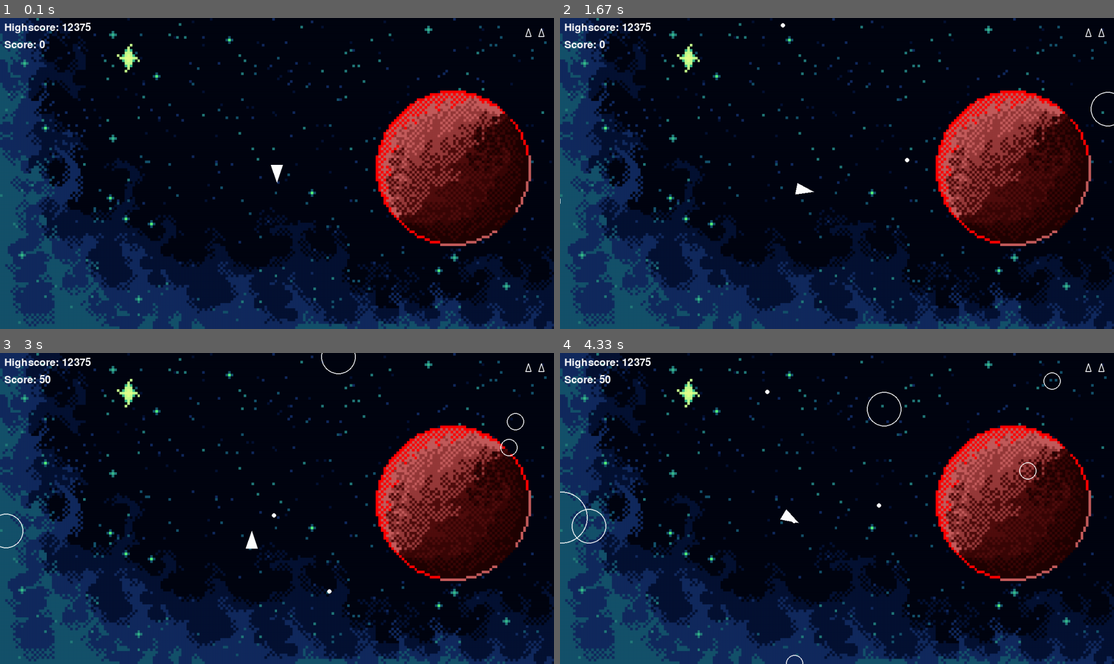
Above: before the commit, frames 1-4 (two rows, left to right).
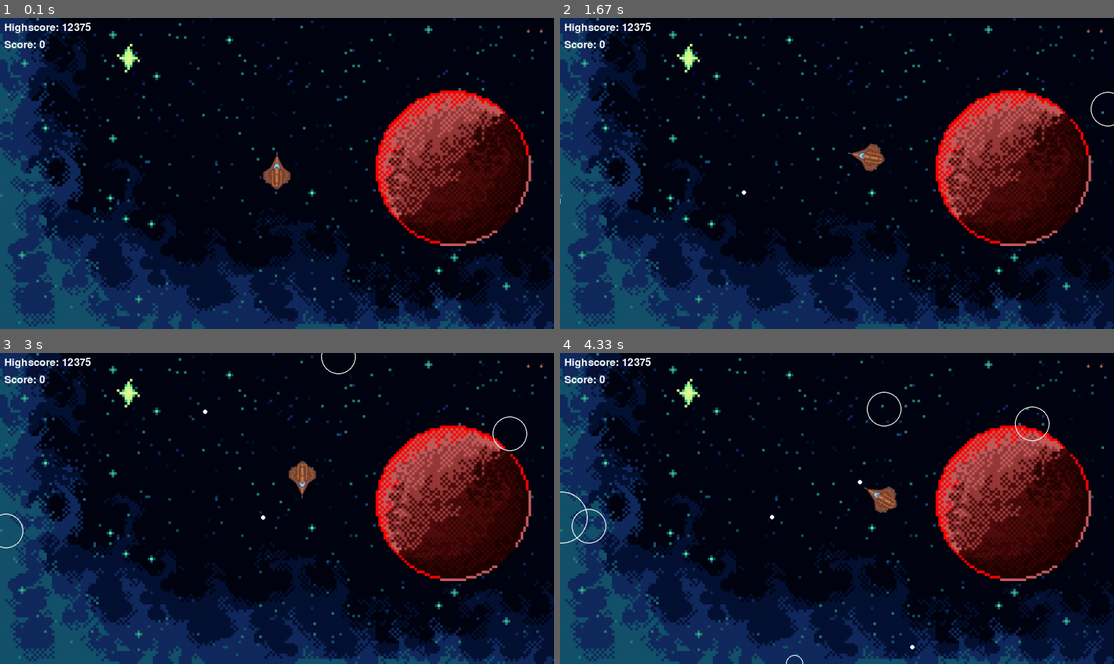
Above: after the commit, the same moments.

Repository: vinetailgames/pygames_asteroids
Game: pygame game, started from main.py
Same seed, same stepped clock (60 frames per second), same inputs: the game is played once before the commit and once after it.
Inputs:
- Up to frame 1 (0.1 s): no input
- Up to frame 2 (1.67 s): hold W 0.33-0.8 s; hold Right 0.33-0.8 s; hold Right 0.83-1.3 s; tap Space at 0.9, 1.2, 1.4 s; hold W 1.33-1.63 s
- Up to frame 3 (3 s): hold Right 1.67-2.13 s; tap Space at 1.73, 2.03, 2.23, 2.53, 2.8 s; hold A 2.17-2.7 s; hold Left from 2.73 s (still down)
- Up to frame 4 (4.33 s): tap Space at 3.1, 3.23, 3.63, 3.93, 4.3 s; release Left at 3.13 s; hold W 3.17-3.53 s; hold Right 3.57-4.2 s; hold A from 4.23 s (still down)

The runs differ from the first frame. In frame 1, 0.3% of the frame differs, in the area x 47-99%, y 3-56%; in frame 2, 0.4%; in frame 3, 0.7%; in frame 4, 0.7%, in the area x 7-99%, y 3-96%.

Commit message:
feat: Replaced player sprite with new battleship texture

Diff:
--- a/constants.py
+++ b/constants.py
@@ -28,3 +28,7 @@
 LEVEL_MESSAGE_2_DURATION = 2.0
 PLAYER_MAX_LIVES_CAP = 6
 TRANSITION_BLINK_INTERVAL = 0.1
+THRUST_FRAME_WIDTH = 100
+THRUST_FRAME_HEIGHT = 100
+THRUST_FRAME_COUNT = 2
+THRUST_ANIMATION_SPEED = 0.1
--- a/lives.py
+++ b/lives.py
@@ -4,6 +4,8 @@
 class Lives:
     def __init__(self):
         self.lives = PLAYER_MAX_LIVES
+        self.icon = pygame.image.load("textures/battleship.png").convert_alpha()
+        self.icon = pygame.transform.scale(self.icon, (LIFE_ICON_SIZE, LIFE_ICON_SIZE))
 
     def lose_life(self):
         self.lives -= 1
@@ -26,10 +28,5 @@
         for i in range(reserve_lives):
             x = start_x - (i * LIFE_ICON_SPACING)
             y = start_y
-
-            points = [
-                (x, y - LIFE_ICON_SIZE // 2),
-                (x + LIFE_ICON_SIZE // 2, y + LIFE_ICON_SIZE),
-                (x - LIFE_ICON_SIZE // 2, y + LIFE_ICON_SIZE)
-            ]
-            pygame.draw.polygon(screen, (255, 255, 255), points, 2)
+            icon_rect = self.icon.get_rect(center=(x, y))
+            screen.blit(self.icon, icon_rect)
--- a/player.py
+++ b/player.py
@@ -2,7 +2,7 @@
 from circleshape import CircleShape
 from constants import *
 from shot import Shot
-from sounds import shoot_sound
+from sounds import *
 
 class Player(CircleShape):
     def __init__(self, x, y):
@@ -13,6 +13,20 @@
         self.invincible_timer = 0.0
         self.blink_timer = 0.0
         self.visible = True
+        self.is_thrusting = False
+        self.base_image = pygame.image.load("textures/battleship.png").convert_alpha()
+
+        battleship_sheet = pygame.image.load("textures/battleship_sheet.png")
+        self.thrust_frames = []
+        for i in range(THRUST_FRAME_COUNT):
+            frame_rect = pygame.Rect(i * THRUST_FRAME_WIDTH, 0, THRUST_FRAME_WIDTH, THRUST_FRAME_HEIGHT)
+            frame = battleship_sheet.subsurface(frame_rect).copy()
+            self.thrust_frames.append(frame)
+        self.current_frame_index = 0
+        self.animation_timer = 0.0
+
+        self.current_frame_index = 0
+        self.animation_timer = 0.0
 
     def triangle(self) -> list[pygame.Vector2]:
         forward = pygame.Vector2(0, 1).rotate(self.rotation)
@@ -25,28 +39,31 @@
     def draw(self, screen):
         if not self.visible:
             return
-        pygame.draw.polygon(screen, pygame.Color("white"), self.triangle())
+
+        if self.is_thrusting:
+            current_image = self.thrust_frames[self.current_frame_index]
+        else:
+            current_image = self.base_image
+
+        rotated_image = pygame.transform.rotate(current_image, -self.rotation)
+        rect = rotated_image.get_rect(center=self.position)
+        screen.blit(rotated_image, rect)
 
     def rotate(self, dt):
         self.rotation += PLAYER_TURN_SPEED * dt
 
     def accelerate(self, dt):
-        unit_vector = pygame.Vector2(0, 1)
+        unit_vector = pygame.Vector2(0, -1)
         rotated_vector = unit_vector.rotate(self.rotation)
         self.velocity += rotated_vector * PLAYER_ACCELERATION * dt
         if self.velocity.length() > PLAYER_MAX_SPEED:
             self.velocity.scale_to_length(PLAYER_MAX_SPEED)
 
-    def reverse(self, dt):
-        unit_vector = pygame.Vector2(0, 1)
-        rotated_vector = unit_vector.rotate(self.rotation)
-        self.velocity -= rotated_vector * PLAYER_ACCELERATION * dt
-        if self.velocity.length() > PLAYER_MAX_SPEED:
-            self.velocity.scale_to_length(PLAYER_MAX_SPEED)
-
     def shoot(self) -> pygame.Vector2:
-        shot = Shot(self.position.x, self.position.y, 0)
-        shot.velocity = pygame.Vector2(0, 1).rotate(self.rotation) * PLAYER_SHOOT_SPEED
+        forward = pygame.Vector2(0, -1).rotate(self.rotation)
+        spawn_position = self.position + forward * (self.radius * 2.7)
+        shot = Shot(spawn_position.x, spawn_position.y, 0)
+        shot.velocity = forward * PLAYER_SHOOT_SPEED
 
     def respawn(self, x, y, grant_invincibility=True):
         self.position = pygame.Vector2(x, y)
@@ -73,8 +90,20 @@
             self.rotate(dt)
         if keys[pygame.K_UP] or keys[pygame.K_w]:
             self.accelerate(dt)
-        if keys[pygame.K_DOWN] or keys[pygame.K_s]:
-            self.reverse(dt)
+            if not self.is_thrusting:
+                thrust_sound.play(loops=-1)
+                self.is_thrusting = True
+
+            self.animation_timer += dt
+            if self.animation_timer >= THRUST_ANIMATION_SPEED:
+                self.animation_timer = 0.0
+                self.current_frame_index = (self.current_frame_index + 1) % THRUST_FRAME_COUNT
+        else:
+            if self.is_thrusting:
+                thrust_sound.stop()
+                self.is_thrusting = False
+            self.current_frame_index = 0
+            self.animation_timer = 0.0
         if keys[pygame.K_SPACE]:
             if self.shot_cooldown_timer > 0:
                 pass
--- a/sounds.py
+++ b/sounds.py
@@ -8,6 +8,9 @@
 explosion_sound = pygame.mixer.Sound("sounds/explosion.wav")
 explosion_sound.set_volume(0.7)
 
+thrust_sound = pygame.mixer.Sound("sounds/thrust.wav")
+thrust_sound.set_volume(0.5)
+
 def play_background_music():
     pygame.mixer.music.load("sounds/background.wav")
     pygame.mixer.music.set_volume(0.5)
Binary file added: textures/battleship.png
Binary file added: textures/battleship_sheet.png
Not shown, added: sounds/thrust.wav
